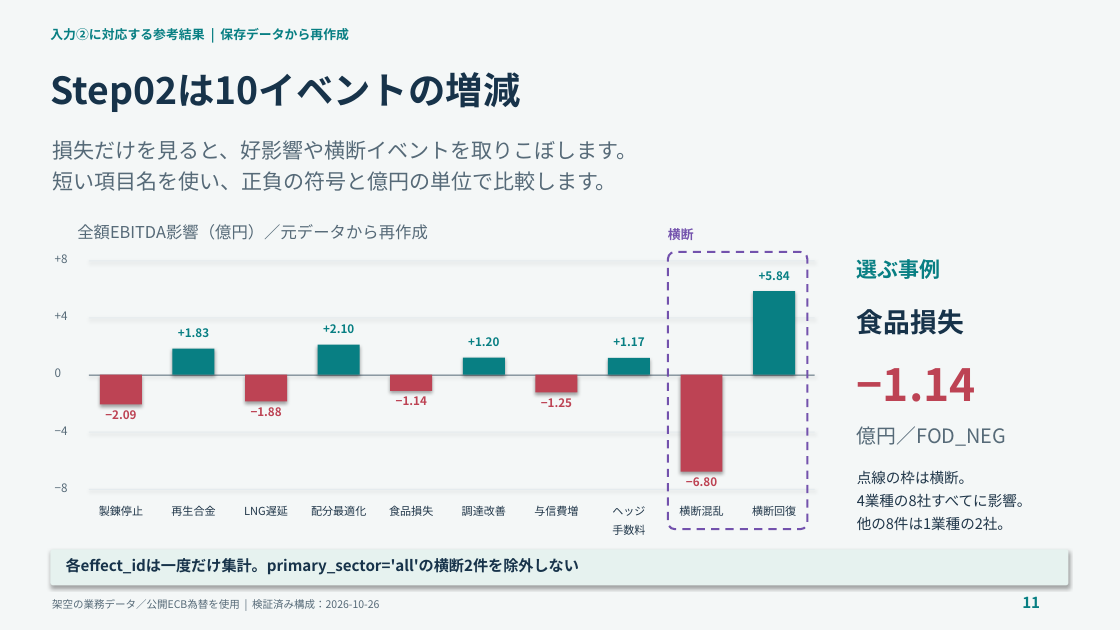
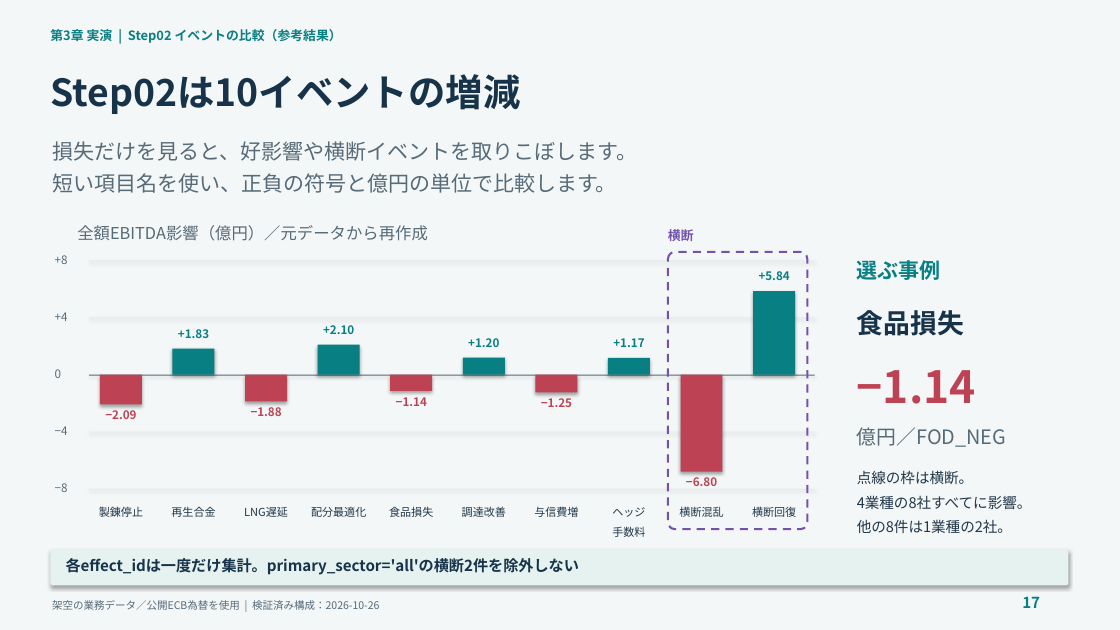
Before and after one commit to c-nova/FabricOntology_Trading, a slide deck: slide 17 of decks/TradingOntology_Demo_Presenter_Guide_JA.pptx (slide 11 before the commit). Drawn at 1120x630 pixels with LibreOffice and Linux fonts; fonts in the diff are those of the drawing. Boxes give left, top, right and bottom in pixels: in the first picture for what was removed or moved away, otherwise in the second. Text is boxed around its words. In the diff, an @@ line names an element or a change of style, - is before the commit and + after.

```diff
--- a/decks/TradingOntology_Demo_Presenter_Guide_JA.pptx
+++ b/decks/TradingOntology_Demo_Presenter_Guide_JA.pptx
@@ text at [50,29,342,43]: text changed @@
-入力②に対応する参考結果 | 保存データから再作成
+第3章 実演 | Step02 イベントの比較（参考結果）
@@ text "Step02は10イベントの増減" at [50,74,520,114]: line spacing 1 to 40pt @@
@@ text "損失だけを見ると、好影響や横断イベントを取りこぼします。" at [52,141,637,193]: line spacing 1 to 22.5pt @@
@@ text "−1.14" at [857,370,976,404]: line spacing 1 to 47.5pt @@
@@ text "点線の枠は横断。" at [857,470,1032,533]: line spacing 1 to 15.6pt @@
@@ text "ヘッジ" at [612,507,645,537]: line spacing 1 to 11.9pt @@
@@ text at [1022,596,1040,608]: text changed @@
-11
+17
```
Also in this commit, not shown: 40 other slides changed, 14 slides added, 4 slides removed, 5 other files.
